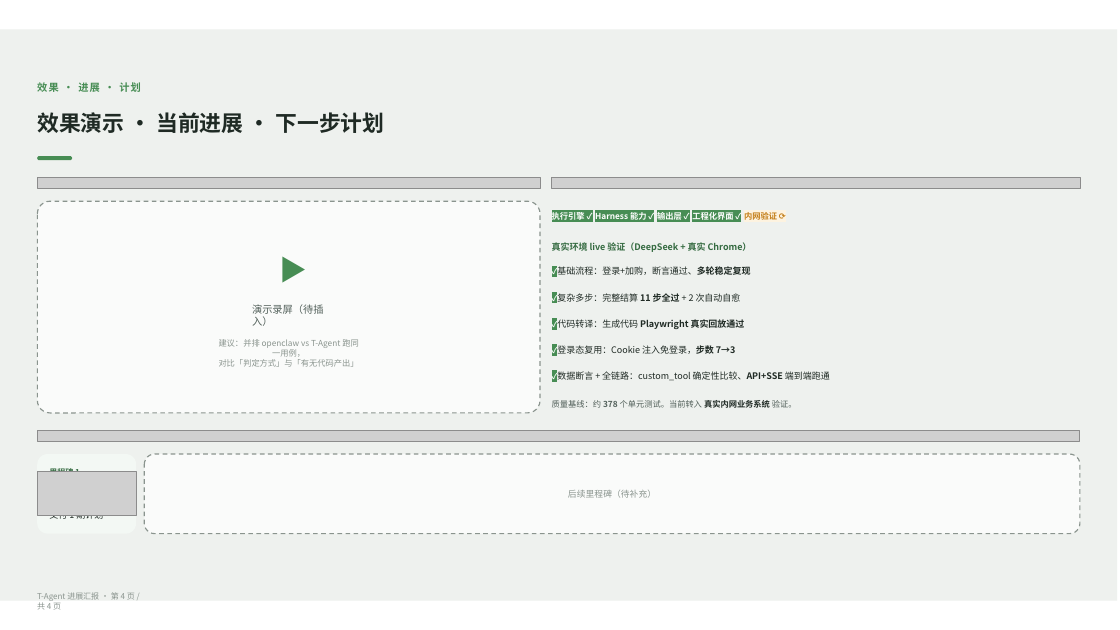
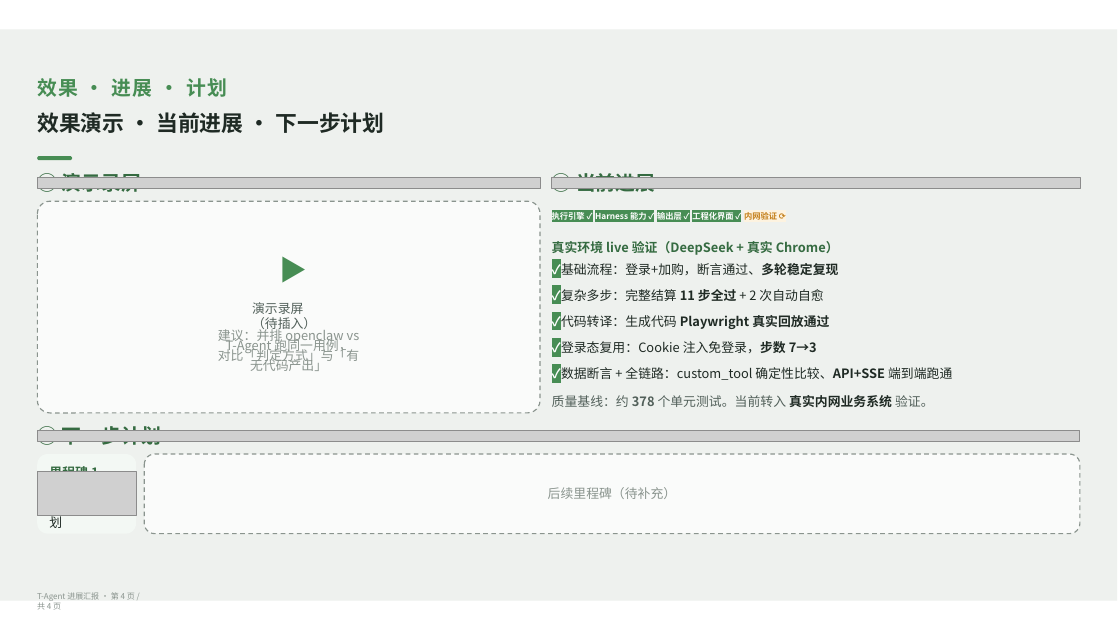
Before and after one commit to Tanmingjie/T-Agent, a slide deck: slide 4 of presentation_editable-1780906961494.pptx. Drawn at 1120x630 pixels with LibreOffice and Linux fonts; fonts in the diff are those of the drawing; grey boxes stand for pictures. Boxes give left, top, right and bottom in pixels: in the first picture for what was removed or moved away, otherwise in the second. Text is boxed around its words. In the diff, an @@ line names an element or a change of style, - is before the commit and + after.

```diff
--- a/presentation_editable-1780906961494.pptx
+++ b/presentation_editable-1780906961494.pptx
@@ text "真实环境 live 验证（DeepSeek + 真实 ..." at (x1=552, y1=241, x2=839, y2=255): size 7.8 to 11 pt @@
@@ text "✓基础流程：登录+加购，断言通过、多轮稳定复现" at (x1=552, y1=260, x2=839, y2=278): size 6.9 to 11 pt in "✓基础流程：登录+加购，断言通过、多轮稳定复现"; size 7.8 to 11 pt @@
@@ text "✓复杂多步：完整结算 11 步全过 + 2 ..." at (x1=552, y1=286, x2=823, y2=304): size 6.9 to 11 pt in "✓复杂多步：完整结算"; size 7.8 to 11 pt @@
@@ text "建议：并排 openclaw vs T-Agent 跑同一用例，" at (x1=218, y1=327, x2=360, y2=371): size 7.1 to 11 pt @@
@@ text "演示录屏（待插入）" at (x1=252, y1=302, x2=316, y2=333): size 8.8 to 11 pt @@
@@ text "✓代码转译：生成代码 Playwright 真实回放通过" at (x1=552, y1=313, x2=829, y2=330): size 6.9 to 11 pt in "✓代码转译：生成代码"; size 7.8 to 11 pt @@
@@ text "✓登录态复用：Cookie 注入免登录，步数 7→3" at (x1=552, y1=339, x2=817, y2=357): size 6.9 to 11 pt in "✓登录态复用：Cookie"; size 7.8 to 11 pt @@
@@ text "✓数据断言 + 全链路：custom_tool 确定性比较、API+SSE 端到端跑通" at (x1=552, y1=365, x2=952, y2=383): size 6.9 to 11 pt in "✓数据断言"; size 7.8 to 11 pt @@
@@ text "质量基线：约 378 个单元测试。当前转入 真实内网业务系统 验证。" at (x1=552, y1=395, x2=934, y2=407): size 7.1 to 11 pt @@
@@ size 8.8 to 17 pt in 4 elements at (x1=37, y1=78, x2=227, y2=97), (x1=37, y1=173, x2=141, y2=192), (x1=552, y1=173, x2=655, y2=192), (x1=37, y1=426, x2=161, y2=445) @@
@@ text "里程碑 1" at (x1=49, y1=466, x2=99, y2=472): size 6.9 to 11 pt @@
@@ rounded rectangle "后续里程碑（待补充）" at (x1=145, y1=454, x2=1081, y2=534): size 7.5 to 11 pt @@
@@ text "交付 1 期计划" at (x1=49, y1=515, x2=114, y2=528): size 7.8 to 11 pt @@
```
Also in this commit, not shown: 3 other slides changed.
